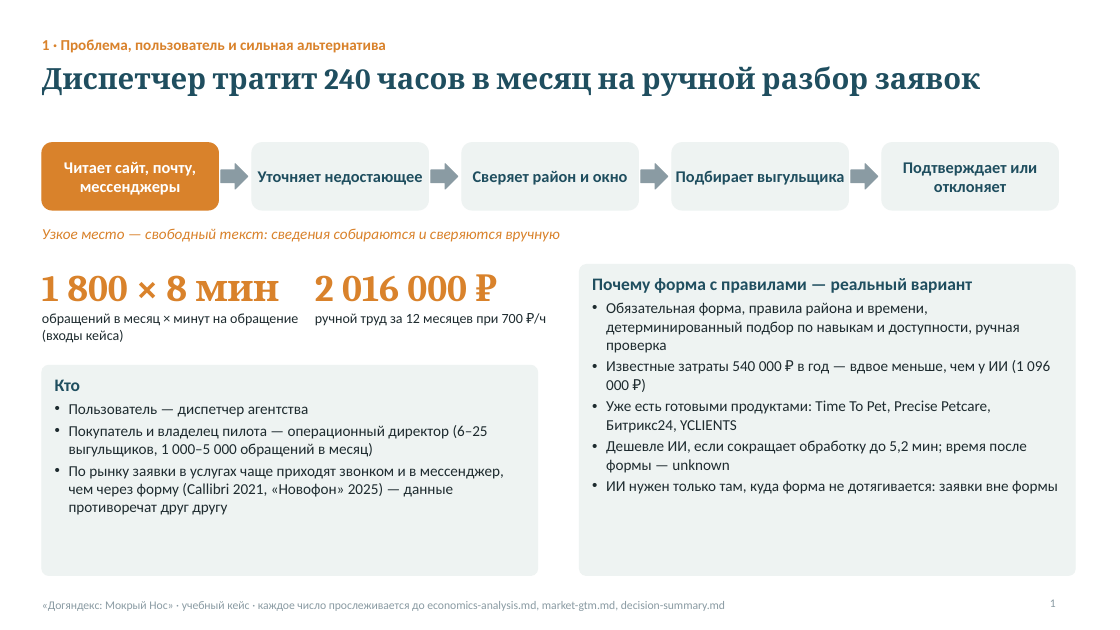
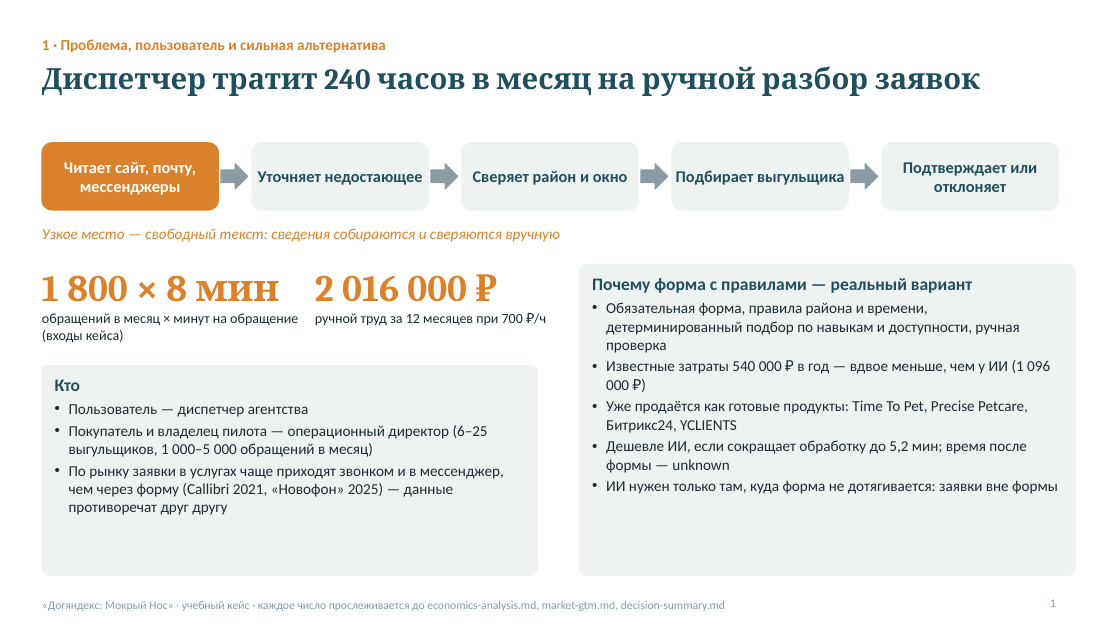
Before and after one commit to gs-hall/ai-tools-for-pdm-4-project, a slide deck: slide 1 of mokry-nos/presentation.pptx. Drawn at 1120x630 pixels with LibreOffice and Linux fonts; fonts in the diff are those of the drawing. Boxes give left, top, right and bottom in pixels: in the first picture for what was removed or moved away, otherwise in the second. Text is boxed around its words. In the diff, an @@ line names an element or a change of style, - is before the commit and + after.

```diff
--- a/mokry-nos/presentation.pptx
+++ b/mokry-nos/presentation.pptx
@@ text at [606, 400, 1028, 433]: text changed @@
-• Уже есть готовыми продуктами: Time To Pet, Precise Petcare, Битрикс24, YCLIENTS
+• Уже продаётся как готовые продукты: Time To Pet, Precise Petcare, Битрикс24, YCLIENTS
```
Also in this commit, not shown: 2 other slides changed, 1 other file.
